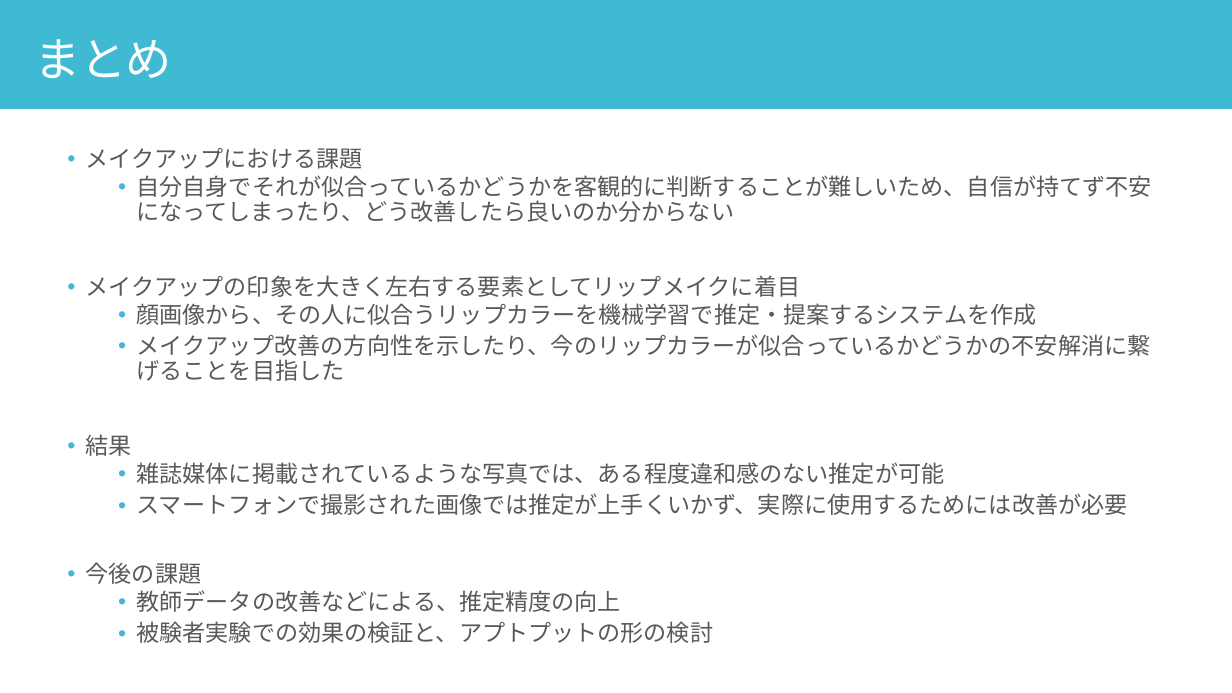
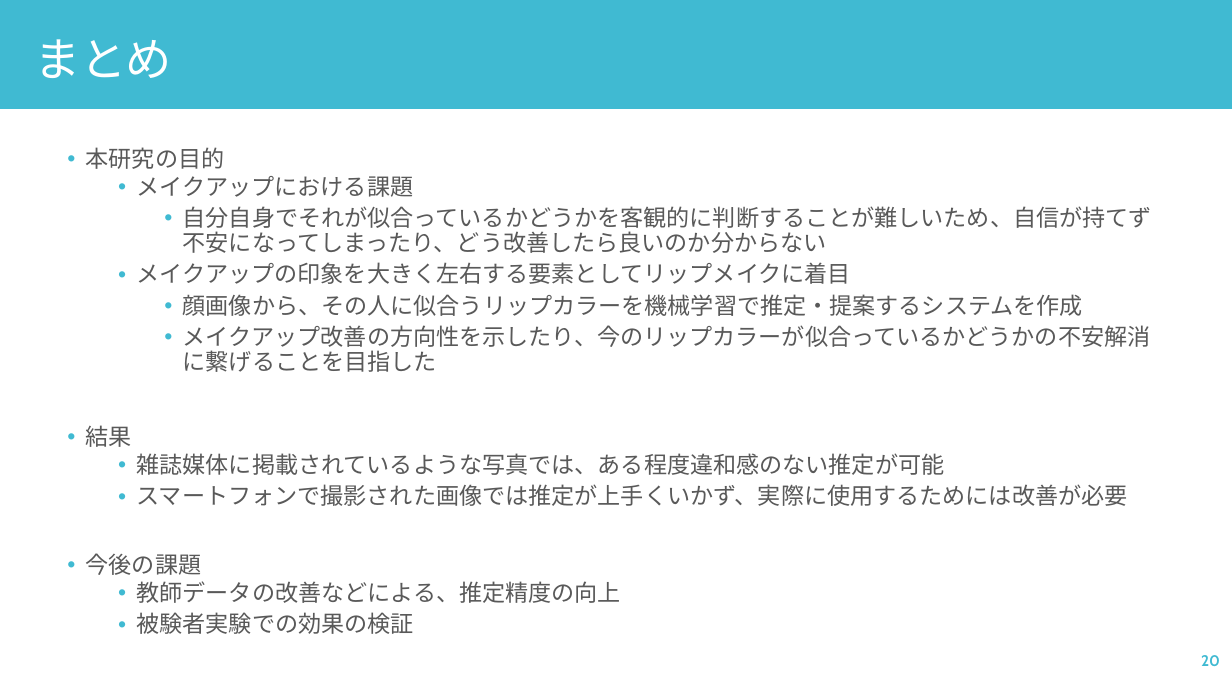
Before and after one commit to yuu5322/sci23, a slide deck: slide 20 of 口頭試問.pptx. Drawn at 1232x693 pixels with LibreOffice and Linux fonts; fonts in the diff are those of the drawing. Boxes give left, top, right and bottom in pixels: in the first picture for what was removed or moved away, otherwise in the second. Text is boxed around its words. In the diff, an @@ line names an element or a change of style, - is before the commit and + after.

```diff
--- a/口頭試問.pptx
+++ b/口頭試問.pptx
@@ text at (86, 147, 225, 169): paragraph added @@
+• 本研究の目的
@@ text at (137, 176, 1152, 372): list level 1 to 2 in "メイクアップにおける課題"; list level 2 to 3 in "自分自身でそれが似合っているかどうかを客観的に判断することが難しいため、自信が持てず不安になってしまったり、どう改善した ..."; list level 1 to 2 in "メイクアップの印象を大きく左右する要素としてリップメイクに着目"; list level 2 to 3 in "顔画像から、その人に似合うリップカラーを機械学習で推定・提案するシステムを作成"; list level 2 to 3 in "メイクアップ改善の方向性を示したり、今のリップカラーが似合っているかどうかの不安解消に繋げることを目指した" @@
@@ text at (137, 612, 414, 634): text changed @@
-  • 被験者実験での効果の検証と、アプトプットの形の検討
+  • 被験者実験での効果の検証
@@ page number added at (1201, 655, 1220, 666), 12 pt, text #40BAD2, bold @@
+20
```
Also in this commit, not shown: 17 other slides changed, 3 slides added, 3 slides removed.
